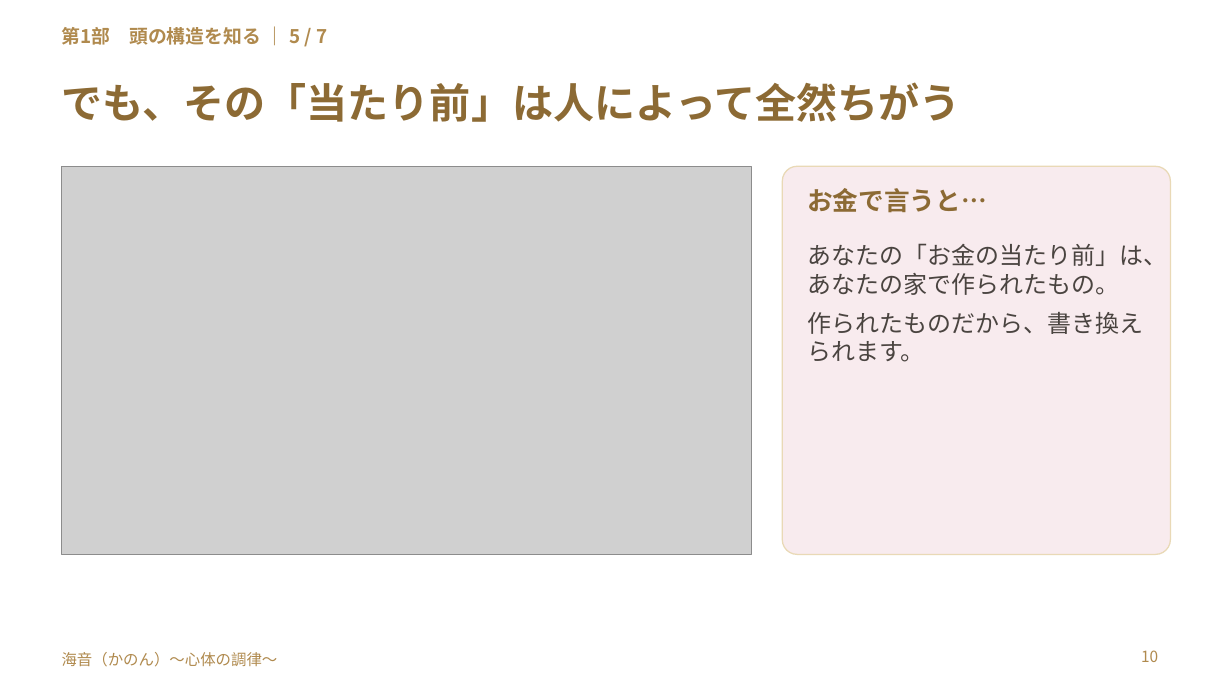
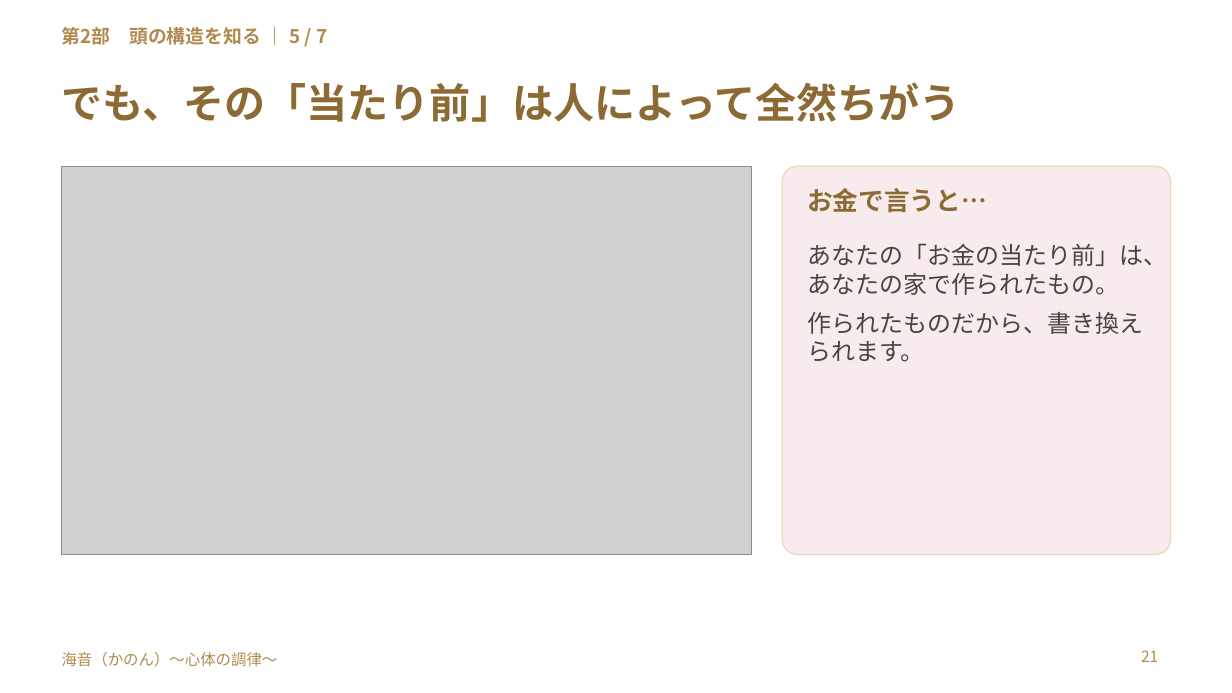
Before and after one commit to y-takahashi-cmd/MyBrain, a slide deck: slide 21 of 20_Projects/海音_心体の調律/単発/仁部あきえさん/20261028_仁部あきえさん_お金のブロック単発セッション.pptx (slide 10 before the commit). Drawn at 1232x693 pixels with LibreOffice and Linux fonts; fonts in the diff are those of the drawing; grey boxes stand for pictures. Boxes give left, top, right and bottom in pixels: in the first picture for what was removed or moved away, otherwise in the second. Text is boxed around its words. In the diff, an @@ line names an element or a change of style, - is before the commit and + after.

```diff
--- a/20_Projects/海音_心体の調律/単発/仁部あきえさん/20261028_仁部あきえさん_お金のブロック単発セッション.pptx
+++ b/20_Projects/海音_心体の調律/単発/仁部あきえさん/20261028_仁部あきえさん_お金のブロック単発セッション.pptx
@@ text at <box>62,27,327,45</box>: text changed @@
-第1部 頭の構造を知る ｜ 5 / 7
+第2部 頭の構造を知る ｜ 5 / 7
@@ page number at <box>1141,650,1158,662</box>: text changed @@
-10
+21
```
Also in this commit, not shown: 11 other slides changed, 2 slides added, 1 other file.
